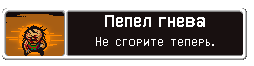
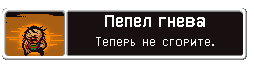
Two versions of the same layered image (254 x 66). Layer-by-layer changes:
removed layer "Layer 4" over 96, 37, 210, 46
added layer "Layer 7" above "Layer 6" over 96, 37, 210, 46
added layer "Layer 5" above "Achievement - Arnold Secret" over 96, 37, 210, 46
added layer "Achievement - Arnold Secret" over 96, 37, 210, 46
